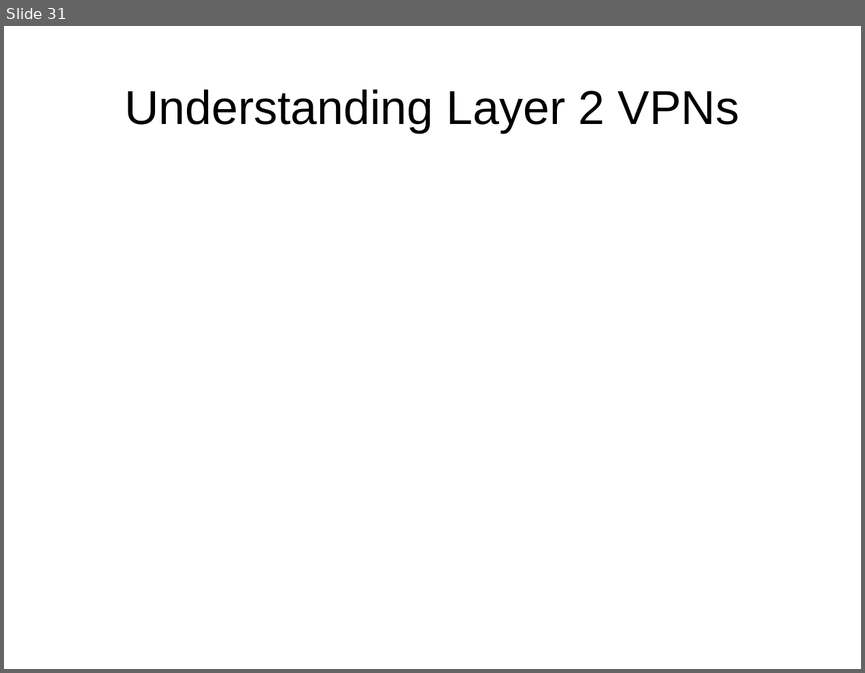
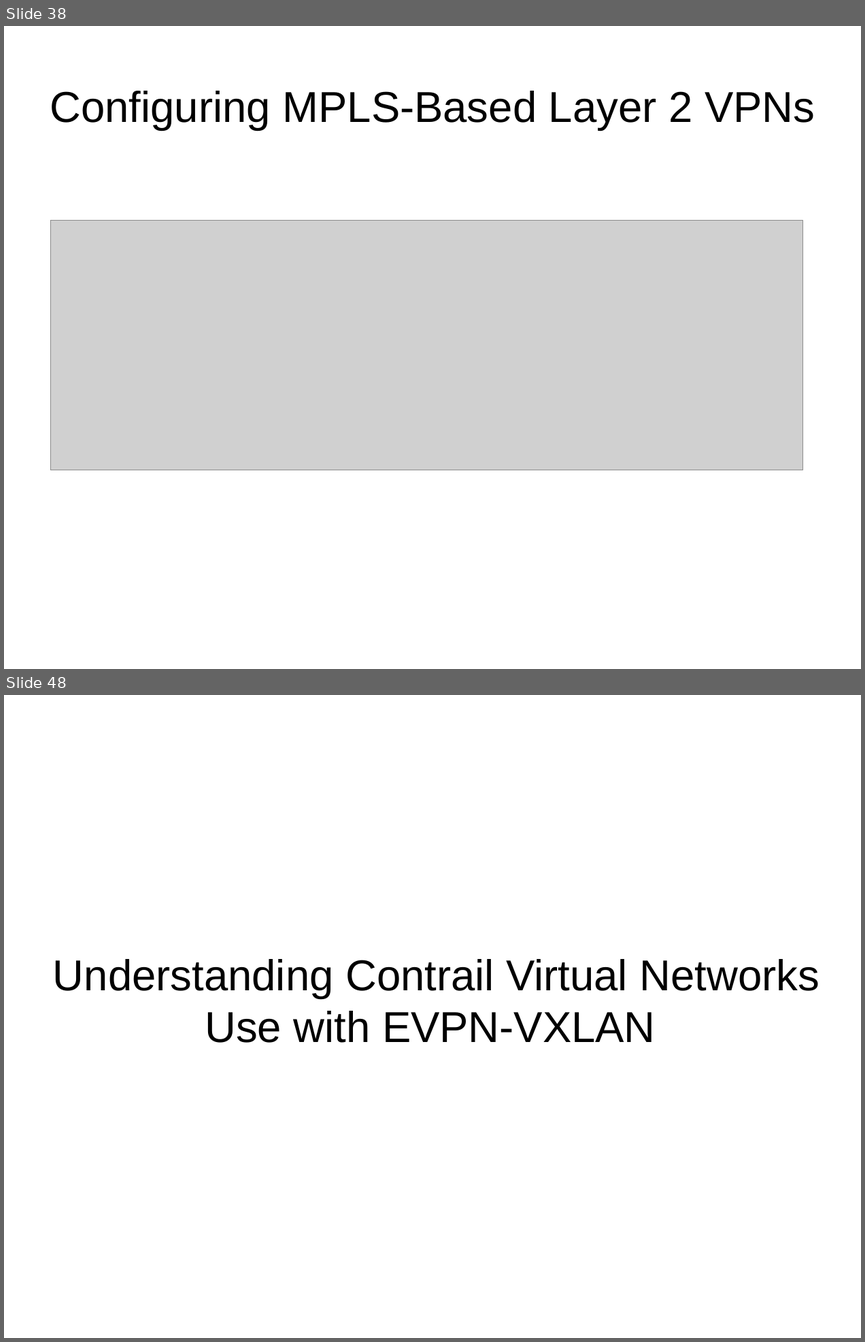
Before and after one commit to hoangphuocbk/tungsten-document, a slide deck: Networking-Tungsten.pptx. Shown one above the other, each under a label of ours: slide 31 before the commit, slides 38 and 48 after it; the slides between them are not shown. The pictures are 865x673 and 865x1342 pixels, drawn with LibreOffice and Linux fonts; fonts in the diff are those of the drawing; grey boxes stand for pictures; background and template pictures are left out. Boxes give left, top, right and bottom in pixels: in the first picture for what was removed or moved away, otherwise in the second. Text is boxed around its words. In the diff, an @@ line names an element or a change of style, - is before the commit and + after.

Commit message:
add evpn vxlan layer3

```diff
--- a/Networking-Tungsten.pptx
+++ b/Networking-Tungsten.pptx
@@ slide 48 added at [4,695,861,1338], background picture (left out) @@
@@ text added at [53,959,819,1042], 40 pt, text #000000 @@
+Understanding Contrail Virtual Networks Use with EVPN-VXLAN
@@ what was slide 31 is now slide 38 @@
@@ slide 38 changed as well @@
@@ text at [50,91,815,130]: text changed; size 44 to 40 pt @@
-Understanding Layer 2 VPNs
+Configuring MPLS-Based Layer 2 VPNs
@@ picture added at [51,220,803,470] @@
```
Also in this commit, not shown: 3 other slides changed, 27 other slides added, 1 slide removed, 2 other files.
